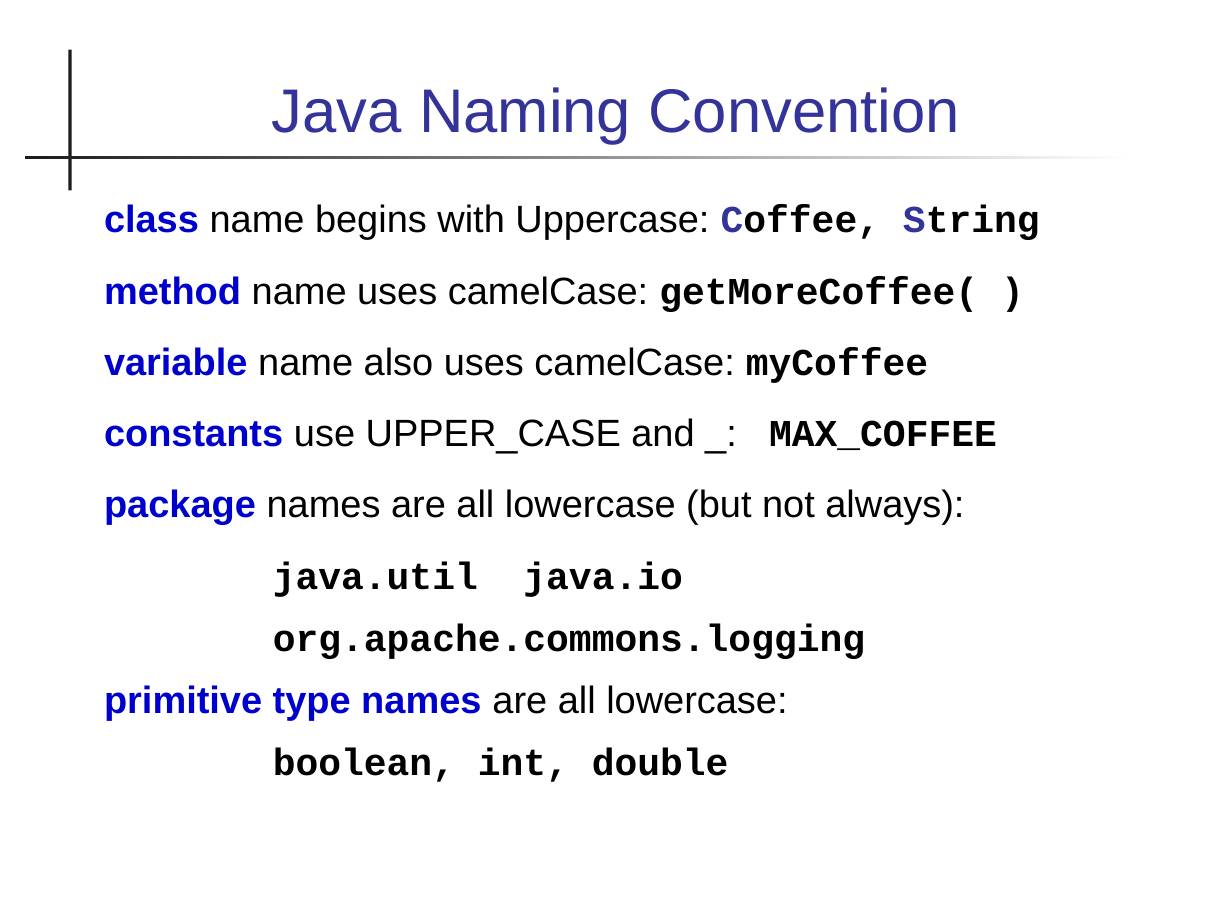
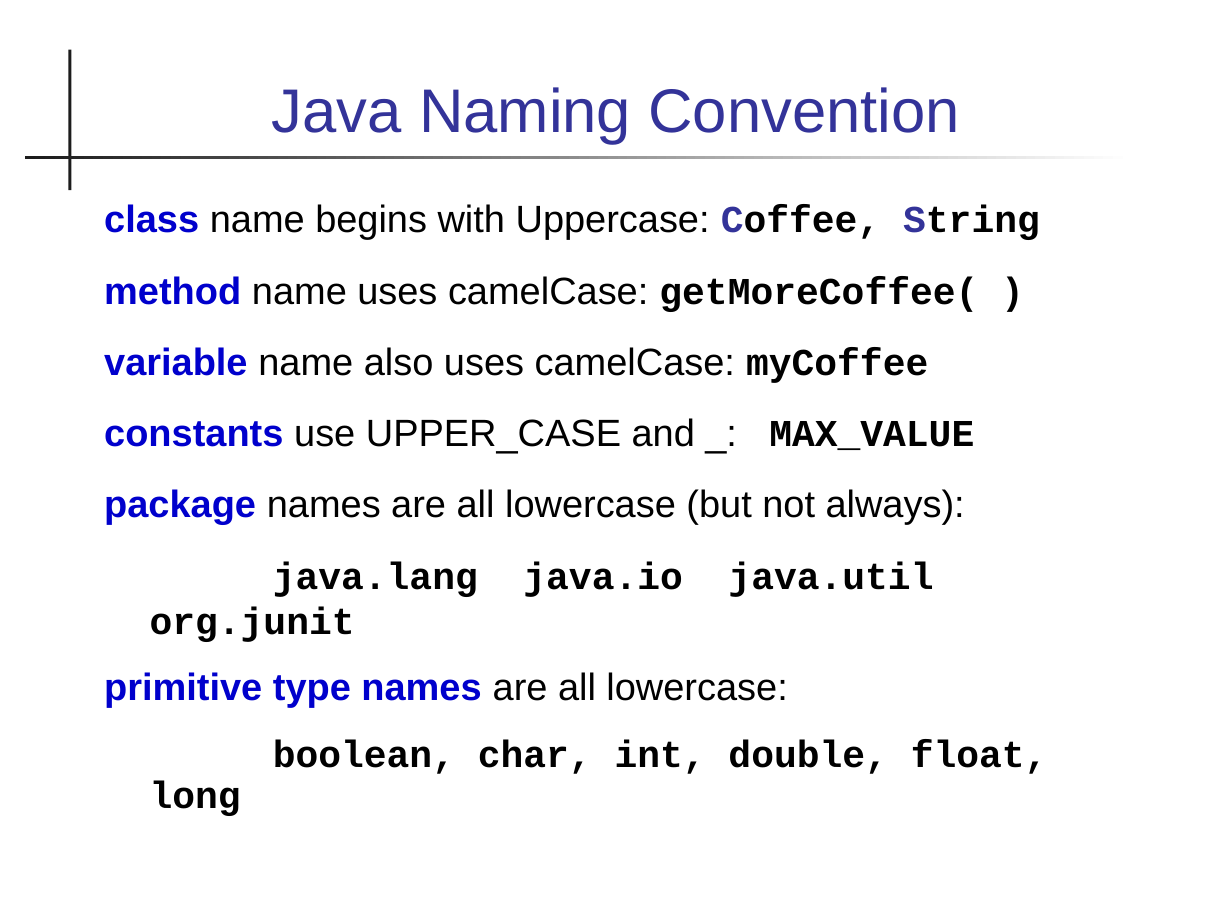
Before and after one commit to skeoop/skeoop.github.io, a slide deck: slide 40 of java-basics/01-Program-Structure.ppt. Drawn at 1232x924 pixels with LibreOffice and Linux fonts; fonts in the diff are those of the drawing. Boxes give left, top, right and bottom in pixels: in the first picture for what was removed or moved away, otherwise in the second. Text is boxed around its words. In the diff, an @@ line names an element or a change of style, - is before the commit and + after.

```diff
--- a/java-basics/01-Program-Structure.ppt
+++ b/java-basics/01-Program-Structure.ppt
@@ text at box(104, 418, 974, 453): text changed @@
-constants use UPPER_CASE and _: MAX_COFFEE
+constants use UPPER_CASE and _: MAX_VALUE
@@ text at box(273, 562, 933, 597): text changed @@
-java.util java.io
-org.apache.commons.logging
+java.lang java.io java.util org.junit
@@ text at box(104, 672, 787, 707): line spacing 0.8 to 0.9 @@
@@ text at box(273, 740, 1048, 774): text changed @@
-boolean, int, double
+boolean, char, int, double, float, long
```
Also in this commit, not shown: 7 other slides changed, 12 other files.
